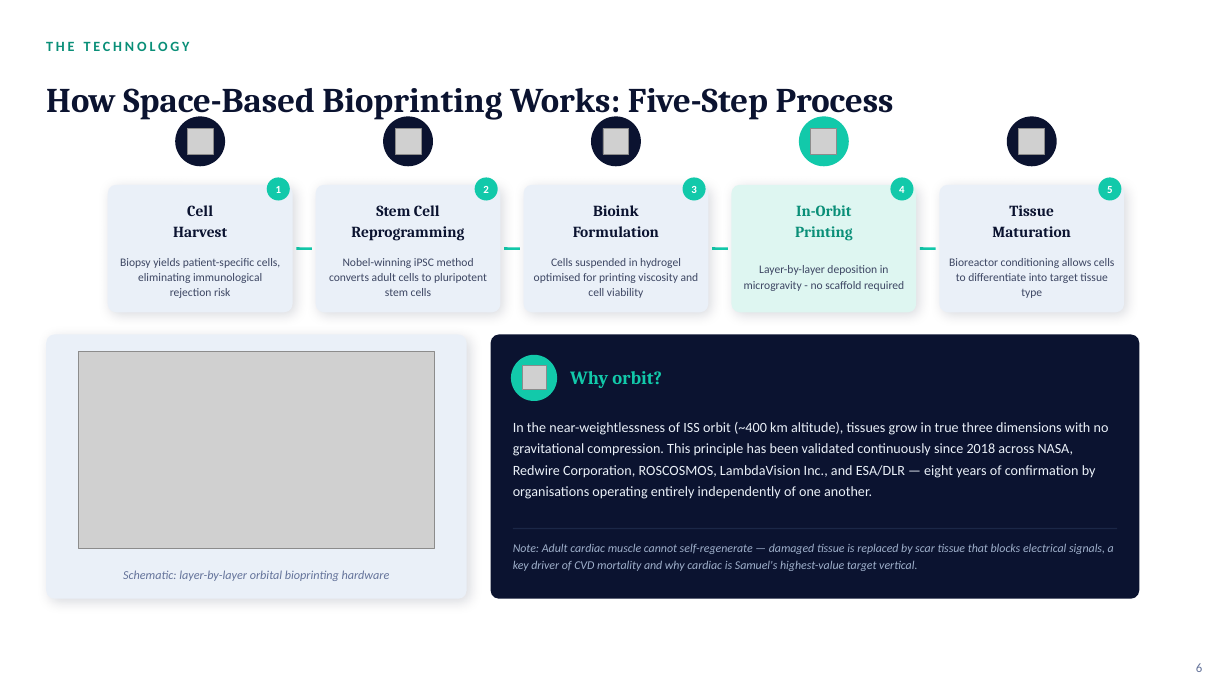
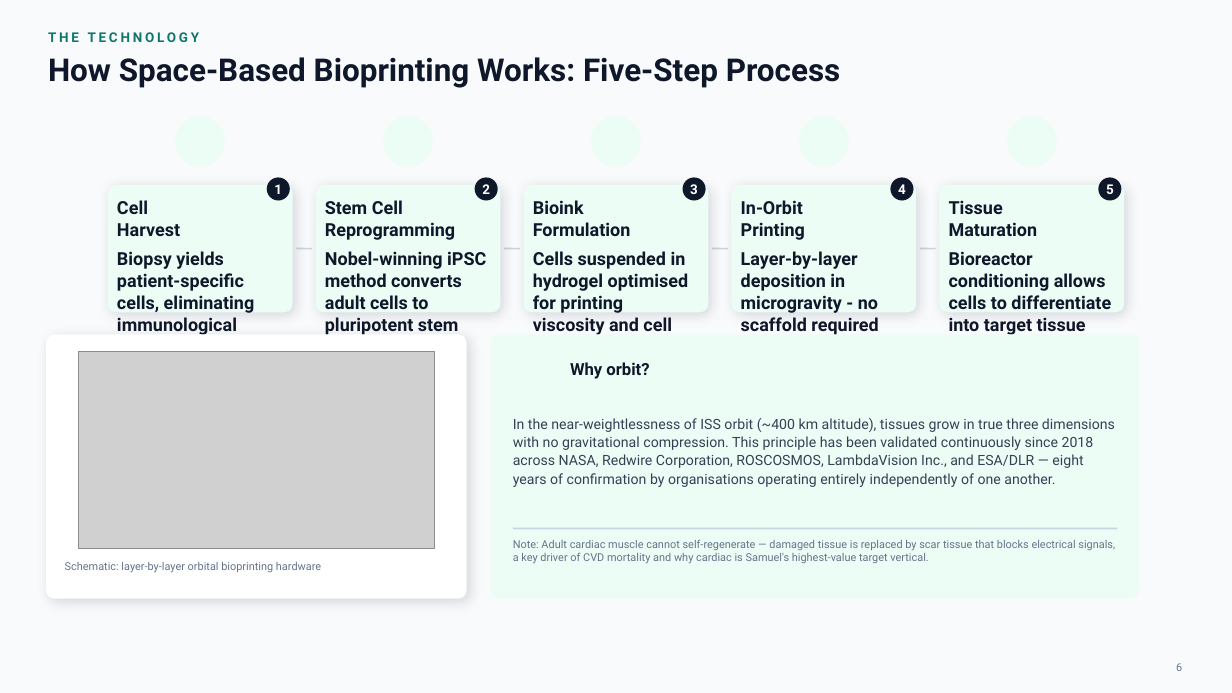
Before and after one commit to anthonyleedu/anthonyleedu, a slide deck: slide 6 of Samuel Space Organ and Tissue Engineering - Investor Presentation (2).pptx. Drawn at 1232x693 pixels with LibreOffice and Linux fonts; fonts in the diff are those of the drawing; grey boxes stand for pictures. Boxes give left, top, right and bottom in pixels: in the first picture for what was removed or moved away, otherwise in the second. Text is boxed around its words. In the diff, an @@ line names an element or a change of style, - is before the commit and + after.

```diff
--- a/Samuel Space Organ and Tissue Engineering - Investor Presentation (2).pptx
+++ b/Samuel Space Organ and Tissue Engineering - Investor Presentation (2).pptx
@@ background #FFFFFF to #F9FAFB @@
@@ text "THE TECHNOLOGY" at [48,32,200,42]: size 11 to 10.5 pt, font Calibri to Roboto, text colour #0A8F78 to #0F766E @@
@@ text "How Space-Based Bioprinting Works: Five-Step ...": place and size @@
-text "How Space-Based Bioprinting Works: Five-Step ..." at [46,88,894,120]
+text "How Space-Based Bioprinting Works: Five-Step ..." at [48,57,841,88]
@@ text "How Space-Based Bioprinting Works: Five-Step ..." at [48,57,841,88]: size 27 to 24.5 pt, font Cambria to Roboto, text colour #0B1330 to #0F172A; vertical alignment middle to top @@
@@ ellipse at [799,116,849,166]: fill #12C9AA to #ECFDF5 @@
@@ picture removed at [188,128,213,154] @@
@@ picture removed at [396,128,421,154] @@
@@ picture removed at [604,128,629,154] @@
@@ picture removed at [811,128,837,154] @@
@@ picture removed at [1019,128,1045,154] @@
@@ size 8.5 to 10.5 pt, font Calibri to Roboto in 5 elements at [274,184,282,194], [482,184,490,194], [690,184,698,194], [898,184,906,194], [1106,184,1114,194] @@
@@ fill #12C9AA to #0F172A in 5 elements at [267,177,290,201], [475,177,498,201], [683,177,706,201], [891,177,914,201], [1099,177,1122,201] @@
@@ rounded rectangle at [732,185,917,312]: fill #DEF6F1 to #ECFDF5 @@
@@ text "In-Orbit" at [741,200,805,240]: size 12 to 14 pt, font Cambria to Roboto, text colour #0A8F78 to #0F172A; alignment centre to left; line spacing 1.1 to 1.02; vertical alignment middle to top @@
@@ fill #EAF0F8 to #ECFDF5 in 4 elements at [108,185,293,312], [316,185,501,312], [524,185,709,312], [940,185,1125,312] @@
@@ size 12 to 14 pt, font Cambria to Roboto, text colour #0B1330 to #0F172A; alignment centre to left; line spacing 1.1 to 1.02; vertical alignment middle to top in 4 elements at [117,200,180,236], [325,200,455,240], [533,200,631,236], [949,200,1038,236] @@
@@ line (297, 249) - (312, 249): stroke #12C9AA 2 pt to #CBD5E1 1.25 pt @@
@@ line (505, 249) - (520, 249): stroke #12C9AA 2 pt to #CBD5E1 1.25 pt @@
@@ line (713, 249) - (728, 249): stroke #12C9AA 2 pt to #CBD5E1 1.25 pt @@
@@ line (921, 249) - (936, 249): stroke #12C9AA 2 pt to #CBD5E1 1.25 pt @@
@@ size 9 to 14 pt, font Calibri to Roboto, text colour #3D4663 to #0F172A, bold on; alignment centre to left; line spacing 1.1 to 1.02; vertical alignment middle to top in 5 elements at [117,251,255,359], [325,251,486,359], [533,251,689,335], [741,251,878,335], [949,251,1111,335] @@
@@ rounded rectangle at [46,335,467,599]: fill #EAF0F8 to #FFFFFF @@
@@ fill #0B1330 to #ECFDF5 in 5 elements at [176,116,226,166], [384,116,433,166], [592,116,641,166], [1007,116,1057,166], [491,335,1140,599] @@
@@ ellipse at [511,355,557,401]: fill #12C9AA to #ECFDF5 @@
@@ text "Why orbit?" at [570,362,649,379]: size 14.5 to 13 pt, font Cambria to Roboto, text colour #12C9AA to #0F172A; vertical alignment middle to top @@
@@ picture removed at [522,366,546,390] @@
@@ text "In the near-weightlessness of ISS ..." at [513,418,1115,487]: font Calibri to Roboto, text colour #EAF0F8 to #334155; line spacing 1.26 to 1.08 @@
@@ text "Note: Adult cardiac muscle cannot ..." at [513,540,1115,564]: size 9.3 to 8.5 pt, font Calibri to Roboto, text colour #9FB0CB to #64748B, italic off; line spacing 1.18 to 1 @@
@@ line (513, 529) - (1117, 529): stroke #1B2747 1 pt to #CBD5E1 1.25 pt @@
@@ text "Schematic: layer-by-layer orbital bioprinting hardware" at [65,562,321,573]: size 9.5 to 8.5 pt, font Calibri to Roboto, text colour #64739A to #64748B, italic off; alignment centre to left; vertical alignment middle to top @@
@@ text "6" at [1176,663,1182,671]: size 10 to 8.5 pt, font Calibri to Roboto, text colour #64739A to #64748B; alignment right to centre @@
```
Also in this commit, not shown: 20 other slides changed.
